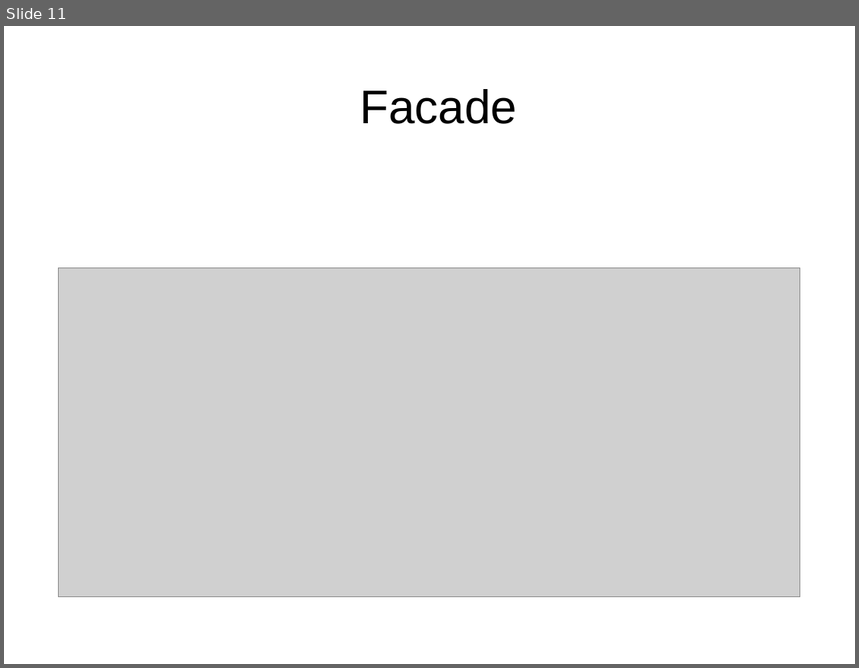
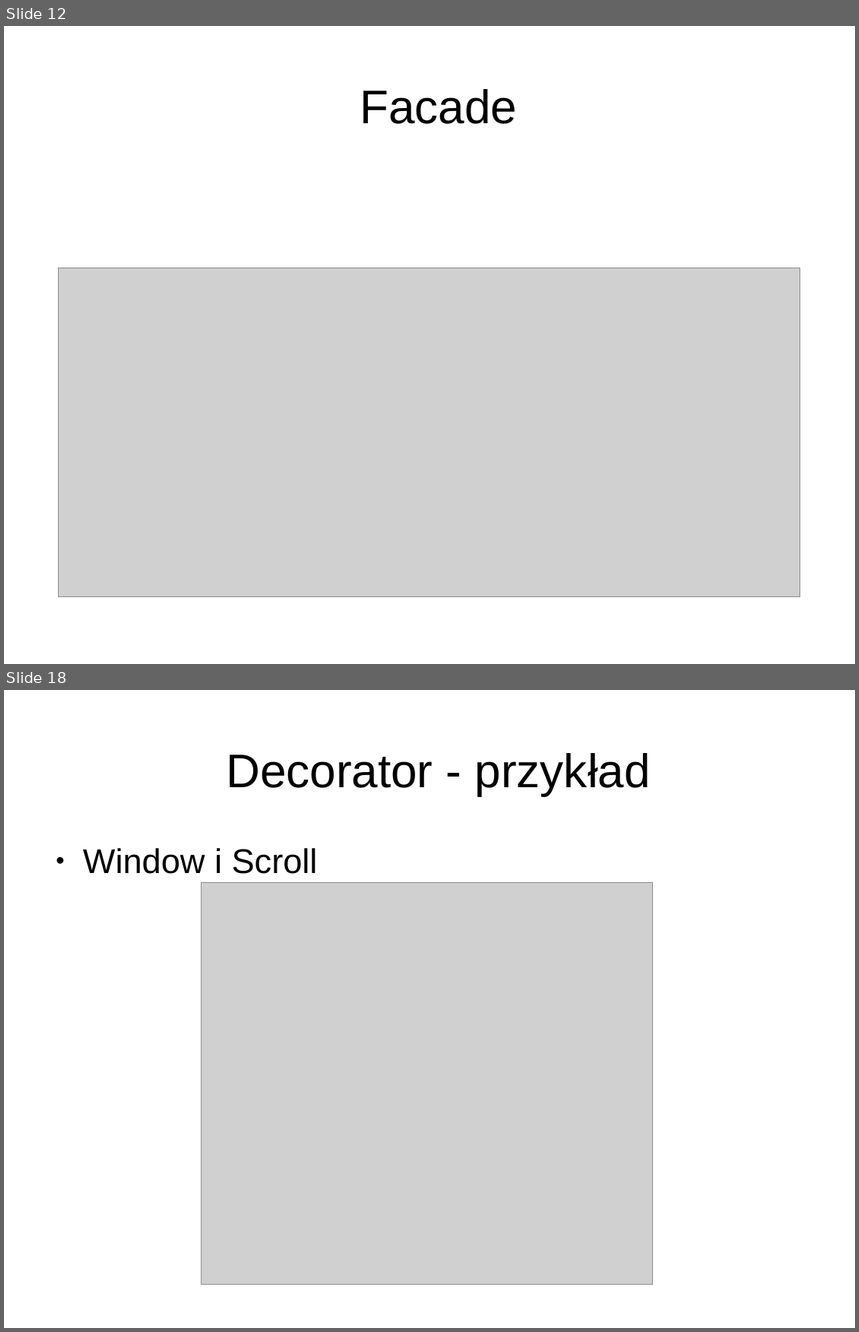
Before and after one commit to anicos/wzorce-projektowe-prezentacja, a slide deck: Part_2.odp. Shown one above the other, each under a label of ours: slide 11 before the commit, slides 12 and 18 after it; the slides between them are not shown. The pictures are 859x668 and 859x1332 pixels, drawn with LibreOffice and Linux fonts; fonts in the diff are those of the drawing; grey boxes stand for pictures. Boxes give left, top, right and bottom in pixels: in the first picture for what was removed or moved away, otherwise in the second. Text is boxed around its words. In the diff, an @@ line names an element or a change of style, - is before the commit and + after.

```diff
--- a/Part_2.odp
+++ b/Part_2.odp
@@ slide 18 added at (4,690,855,1328), background #FFFFFF @@
@@ title added at (226,753,651,796), 44 pt, text #000000 @@
+Decorator - przykład
@@ text added at (83,848,318,874), 32 pt, text #000000 @@
+● Window i Scroll
@@ picture added at (201,883,653,1285) @@
@@ what was slide 11 is now slide 12 @@
```
Also in this commit, not shown: 1 slide changed, 11 other slides added.
